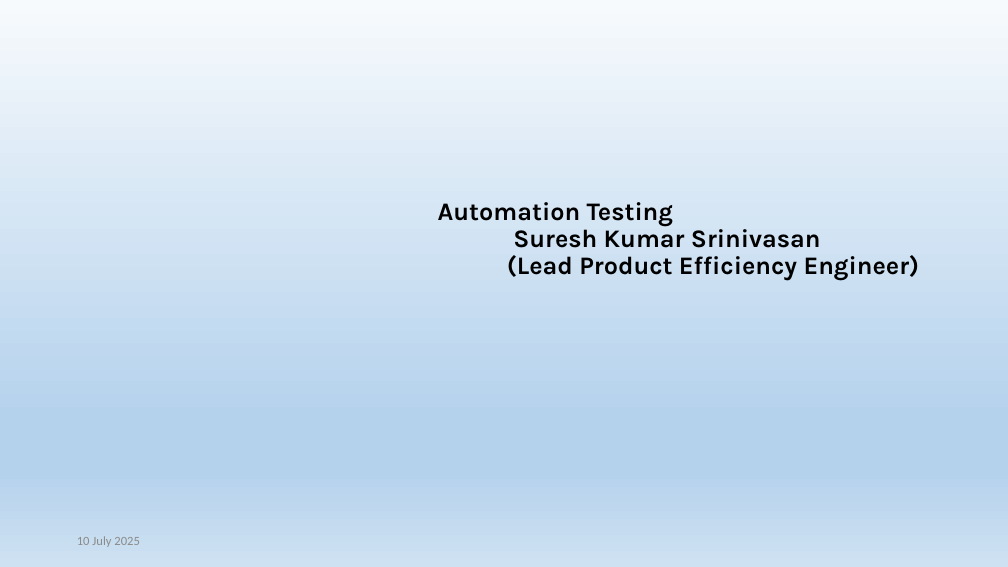
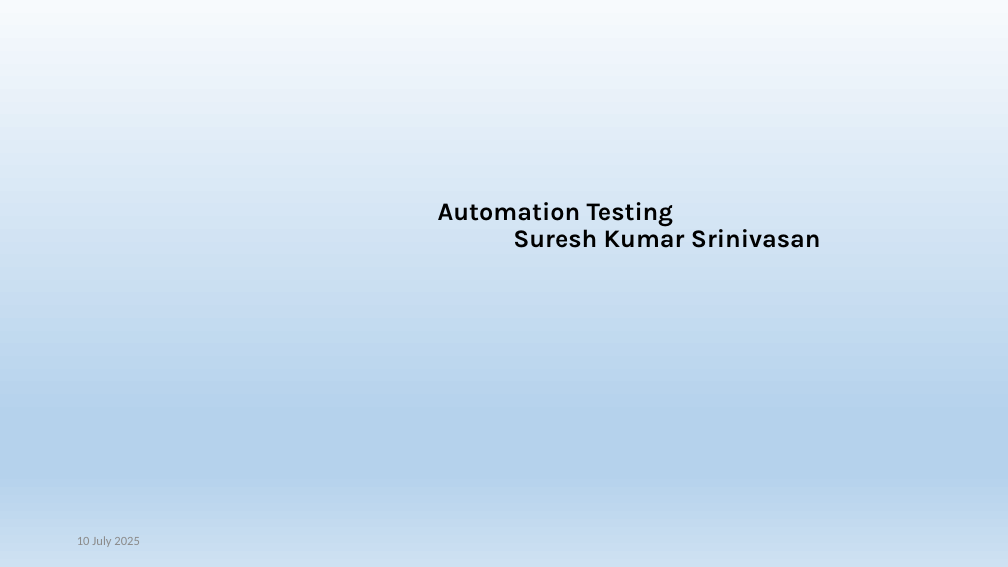
Before and after one commit to SureyRepo/Resume, a slide deck: slide 1 of Automation Testing.pptx. Drawn at 1008x567 pixels with LibreOffice and Linux fonts; fonts in the diff are those of the drawing. Boxes give left, top, right and bottom in pixels: in the first picture for what was removed or moved away, otherwise in the second. Text is boxed around its words. In the diff, an @@ line names an element or a change of style, - is before the commit and + after.

```diff
--- a/Automation Testing.pptx
+++ b/Automation Testing.pptx
@@ text at (507,255,920,281): paragraph removed @@
-(Lead Product Efficiency Engineer)
```
